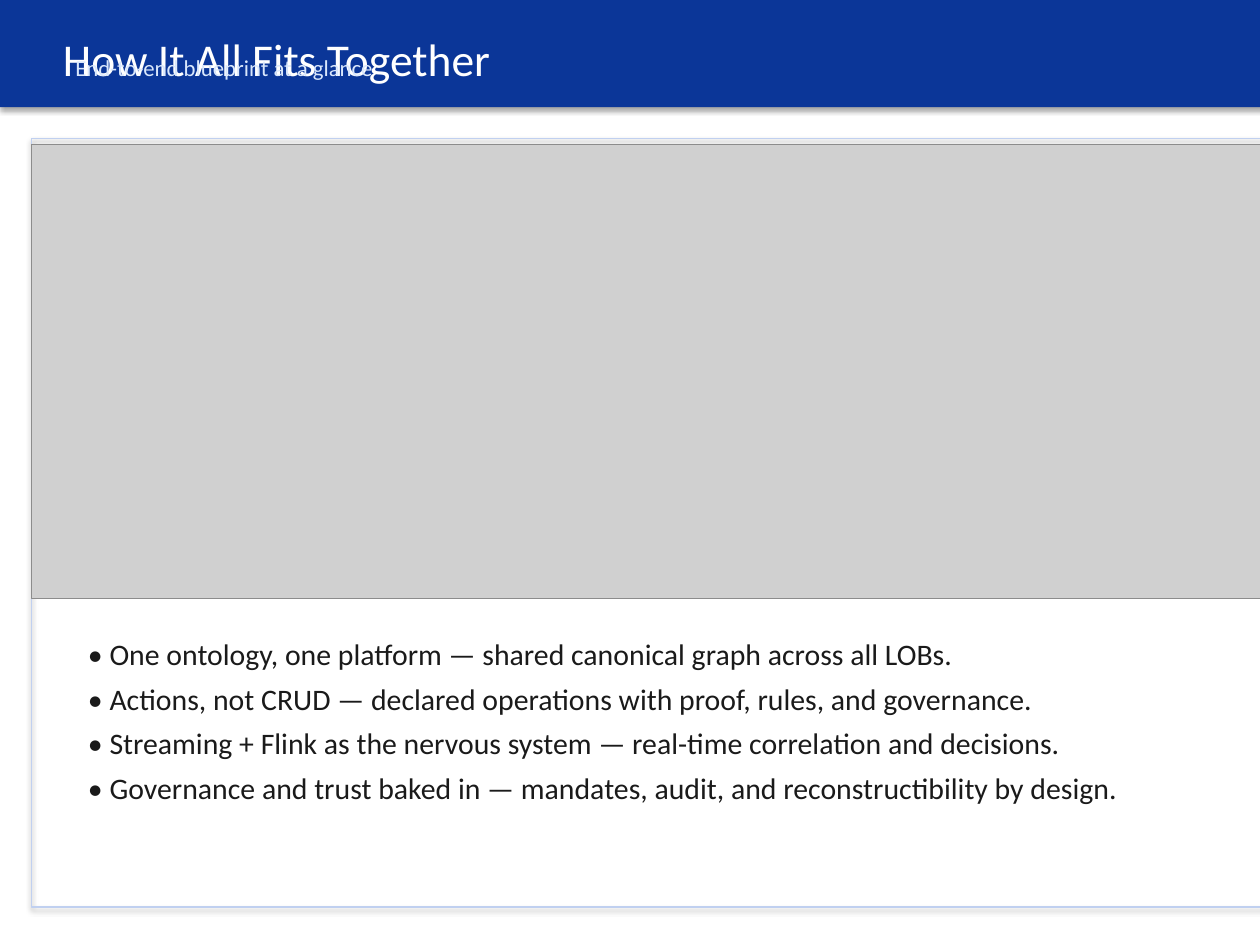
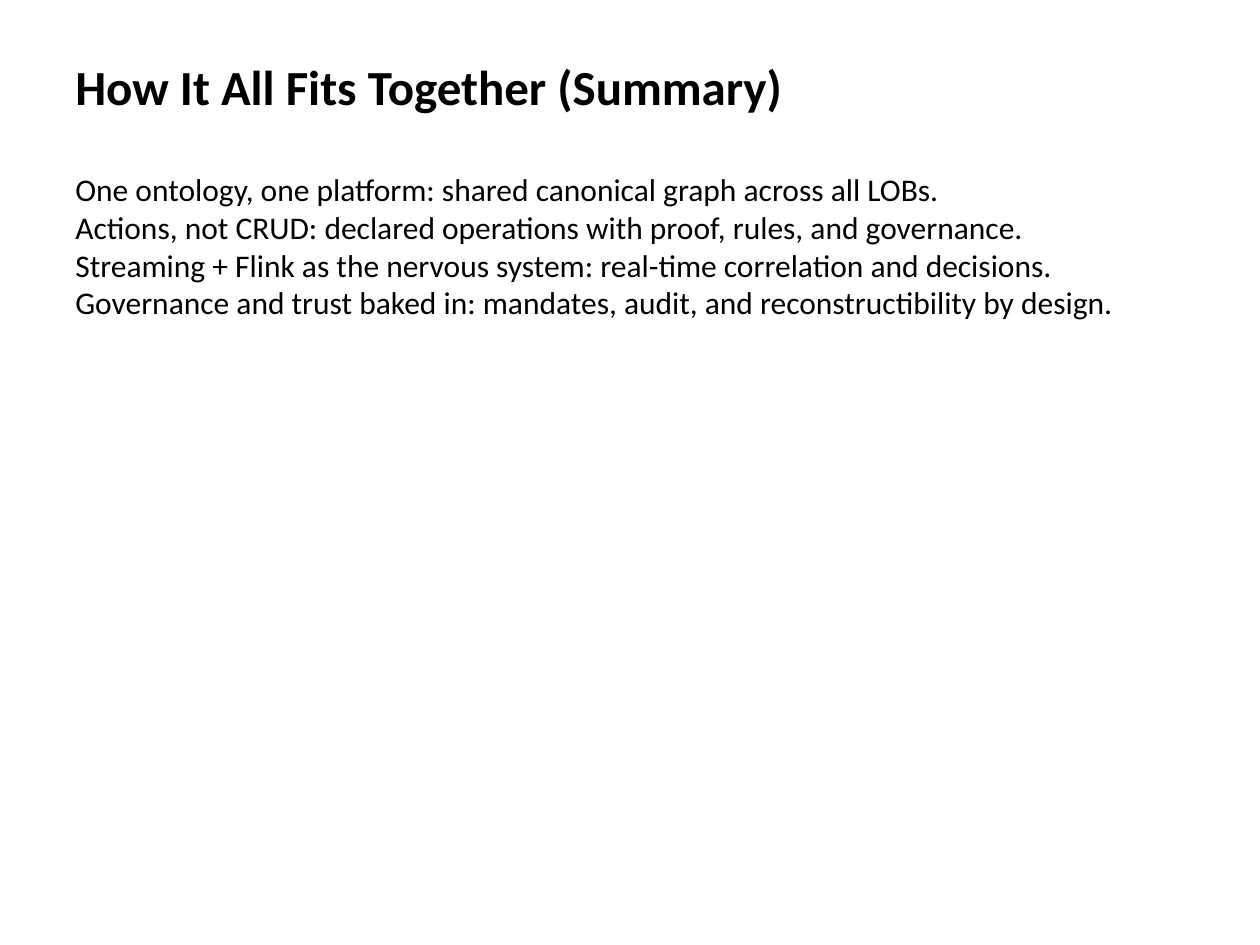
Before and after one commit to danielssonn/dataarch, a slide deck: slide 13 of artifacts/github-export/presentations/leadership-blueprint-presentation.pptx (slide 9 before the commit). Drawn at 1260x945 pixels with LibreOffice and Linux fonts; fonts in the diff are those of the drawing; grey boxes stand for pictures. Boxes give left, top, right and bottom in pixels: in the first picture for what was removed or moved away, otherwise in the second. Text is boxed around its words. In the diff, an @@ line names an element or a change of style, - is before the commit and + after.

Commit message:
feat: redo leadership presentation with Flink use-case slides (blueprint outline)

```diff
--- a/artifacts/github-export/presentations/leadership-blueprint-presentation.pptx
+++ b/artifacts/github-export/presentations/leadership-blueprint-presentation.pptx
@@ text "How It All Fits Together ...": place and size @@
-text "How It All Fits Together ..." at [0, 0, 1260, 107]
+text "How It All Fits Together ..." at [75, 69, 781, 114]
@@ text "How It All Fits Together ..." at [75, 69, 781, 114]: vertical alignment middle to top; fill #0B3698 to none; shadow off @@
@@ text removed at [75, 57, 373, 83] @@
-End-to-end blueprint at a glance
@@ text at [75, 69, 781, 114]: text changed; size 26 to 28 pt; text colour #FFFFFF to #000000; bold on @@
-How It All Fits Together
+How It All Fits Together (Summary)
@@ rectangle removed at [32, 139, 1260, 907] @@
@@ picture removed at [32, 145, 1260, 598] @@
@@ text at [75, 179, 1112, 320]: text changed; size 17 to 18 pt; text colour #1A1A1A to #000000 @@
-• One ontology, one platform — shared canonical graph across all LOBs.
-• Actions, not CRUD — declared operations with proof, rules, and governance.
-• Streaming + Flink as the nervous system — real-time correlation and decisions.
-• Governance and trust baked in — mandates, audit, and reconstructibility by design.
+One ontology, one platform: shared canonical graph across all LOBs.
+Actions, not CRUD: declared operations with proof, rules, and governance.
+Streaming + Flink as the nervous system: real-time correlation and decisions.
+Governance and trust baked in: mandates, audit, and reconstructibility by design.
```
Also in this commit, not shown: 11 other slides changed, 1 slide added, 1 slide removed, 1 other file.
